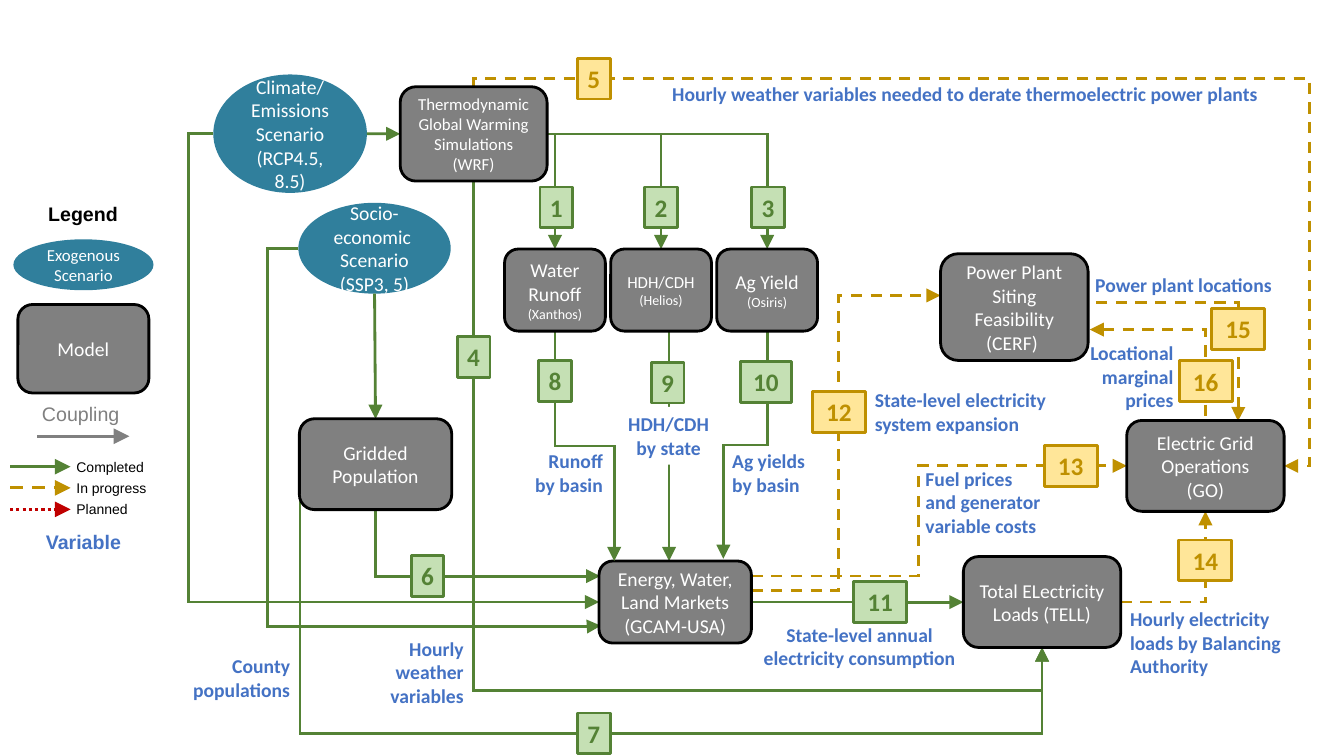
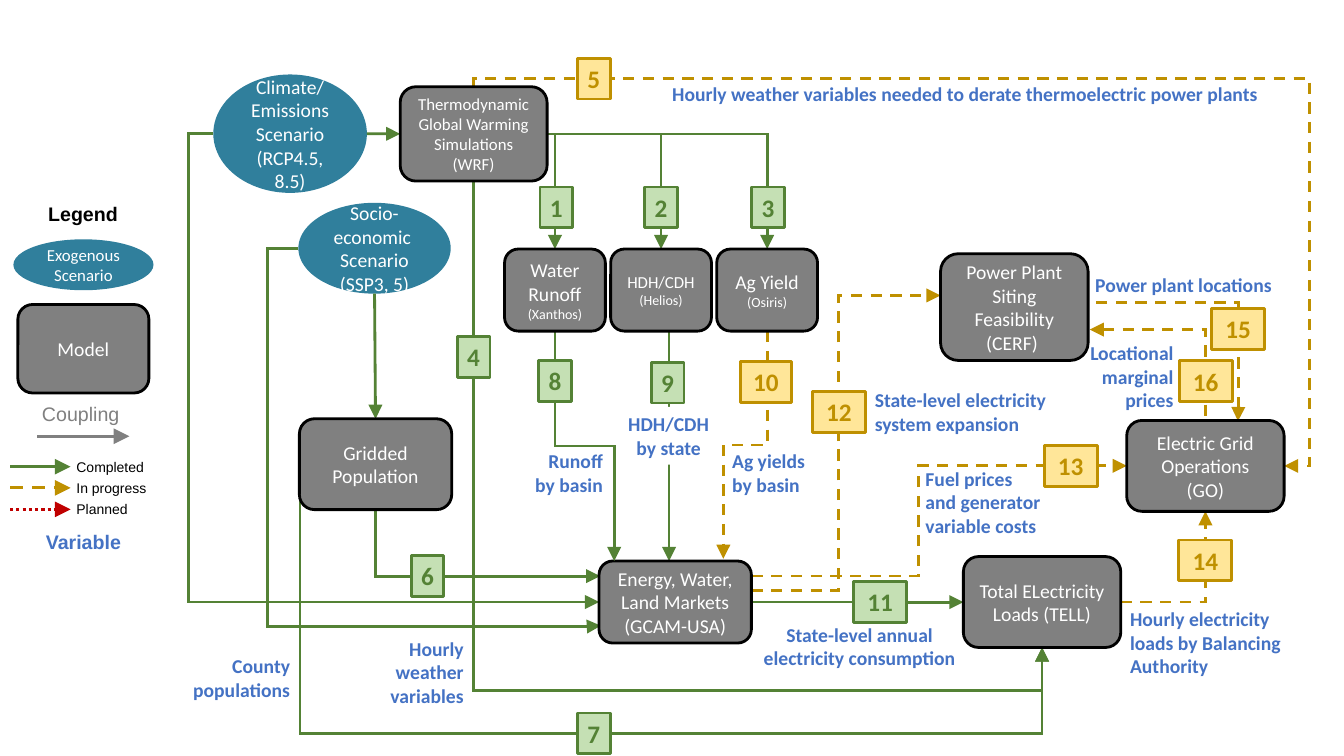
Before and after one commit to IMMM-SFA/exp_group_b, a slide deck: slide 1 of experiment_diagram/experiment-B-N6_interconnect.pptx. Drawn at 1344x756 pixels with LibreOffice and Linux fonts; fonts in the diff are those of the drawing. Boxes give left, top, right and bottom in pixels: in the first picture for what was removed or moved away, otherwise in the second. Text is boxed around its words. In the diff, an @@ line names an element or a change of style, - is before the commit and + after.

```diff
--- a/experiment_diagram/experiment-B-N6_interconnect.pptx
+++ b/experiment_diagram/experiment-B-N6_interconnect.pptx
@@ elbow arrow (767, 331) - (724, 559): stroke #548235 2 pt to #BF9000 2 pt dashed @@
@@ rectangle "10" at [741,362,791,402]: text colour #548235 to #BF9000; fill #C5E0B4 to #FFE699; outline #548235 2 pt to #BF9000 2 pt @@
```
Also in this commit, not shown: 1 other file.
